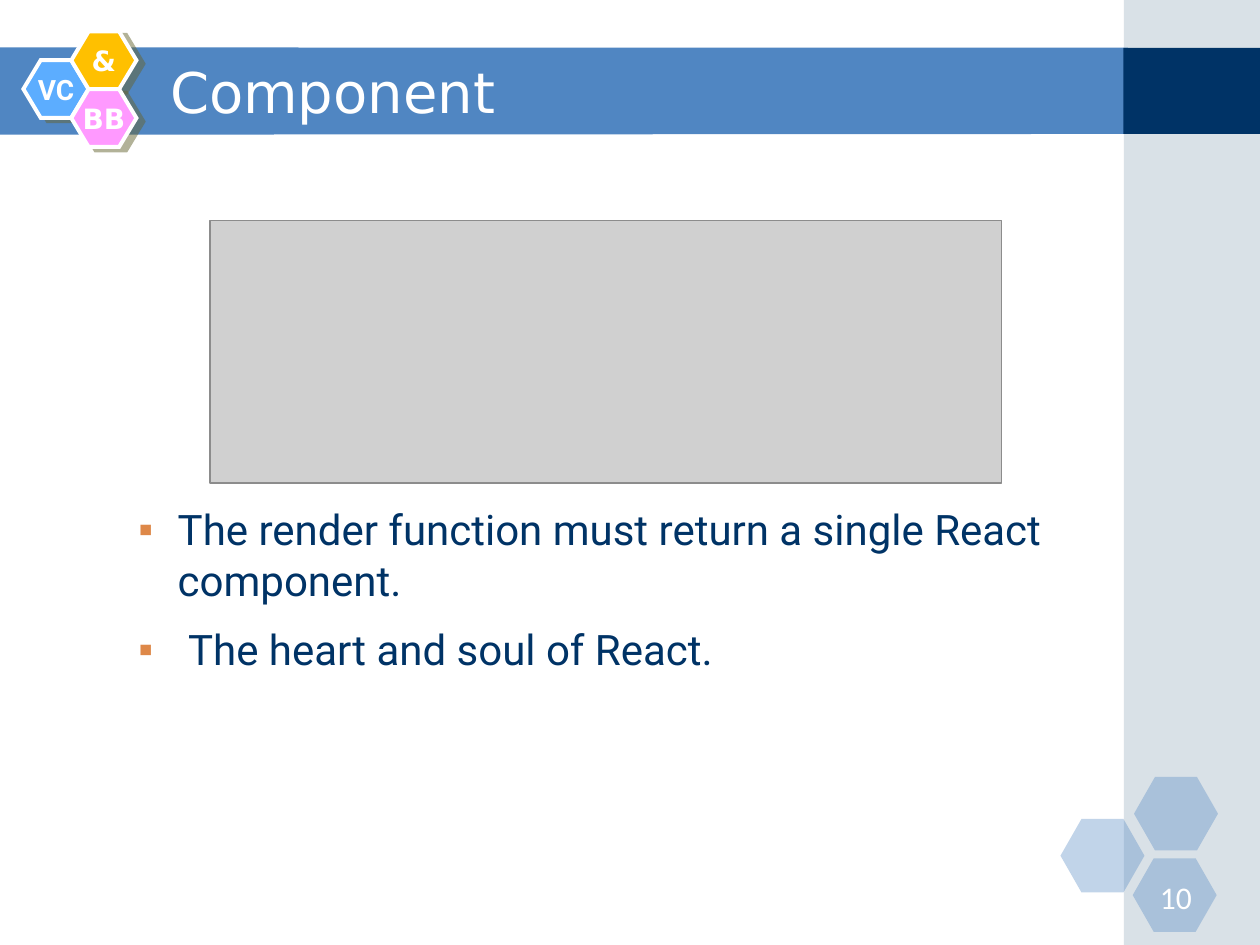
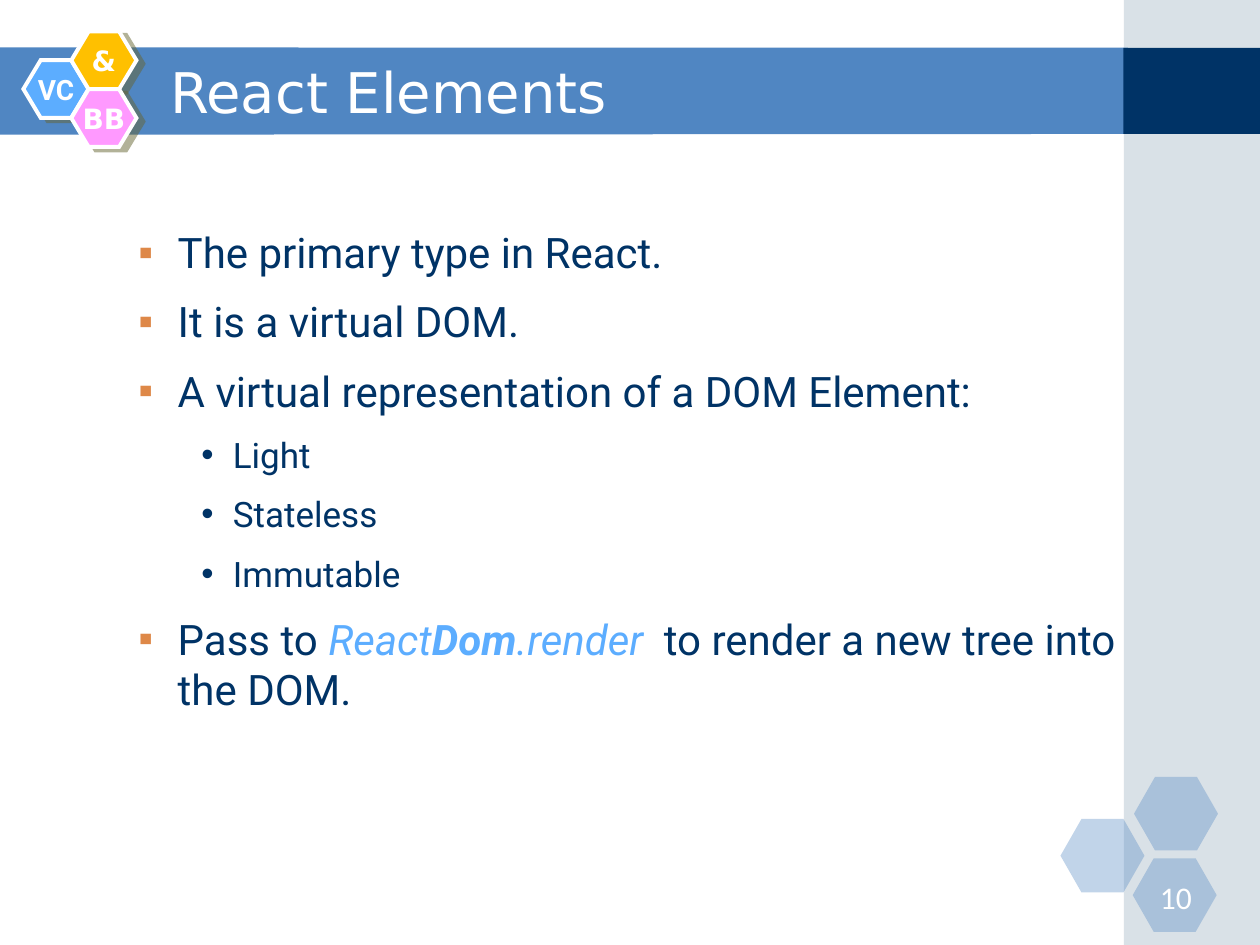
Before and after one commit to nguyenminhtiend/React-Document, a slide deck: slide 10 of React_Slide.pptx. Drawn at 1260x945 pixels with LibreOffice and Linux fonts; fonts in the diff are those of the drawing; grey boxes stand for pictures. Boxes give left, top, right and bottom in pixels: in the first picture for what was removed or moved away, otherwise in the second. Text is boxed around its words. In the diff, an @@ line names an element or a change of style, - is before the commit and + after.

```diff
--- a/React_Slide.pptx
+++ b/React_Slide.pptx
@@ title at (170, 70, 607, 114): text changed @@
-Component
+React Elements
@@ text at (178, 236, 1116, 706): text changed @@
-  ▪ The render function must return a single React component.
-  ▪ The heart and soul of React.
+  ▪ The primary type in React.
+  ▪ It is a virtual DOM.
+  ▪ A virtual representation of a DOM Element:
+    • Light
+    • Stateless
+    • Immutable
+  ▪ Pass to ReactDom.render to render a new tree into the DOM.
@@ picture removed at (210, 220, 1002, 483) @@
```
Also in this commit, not shown: 3 other slides changed, 4 slides added, 10 other files.
